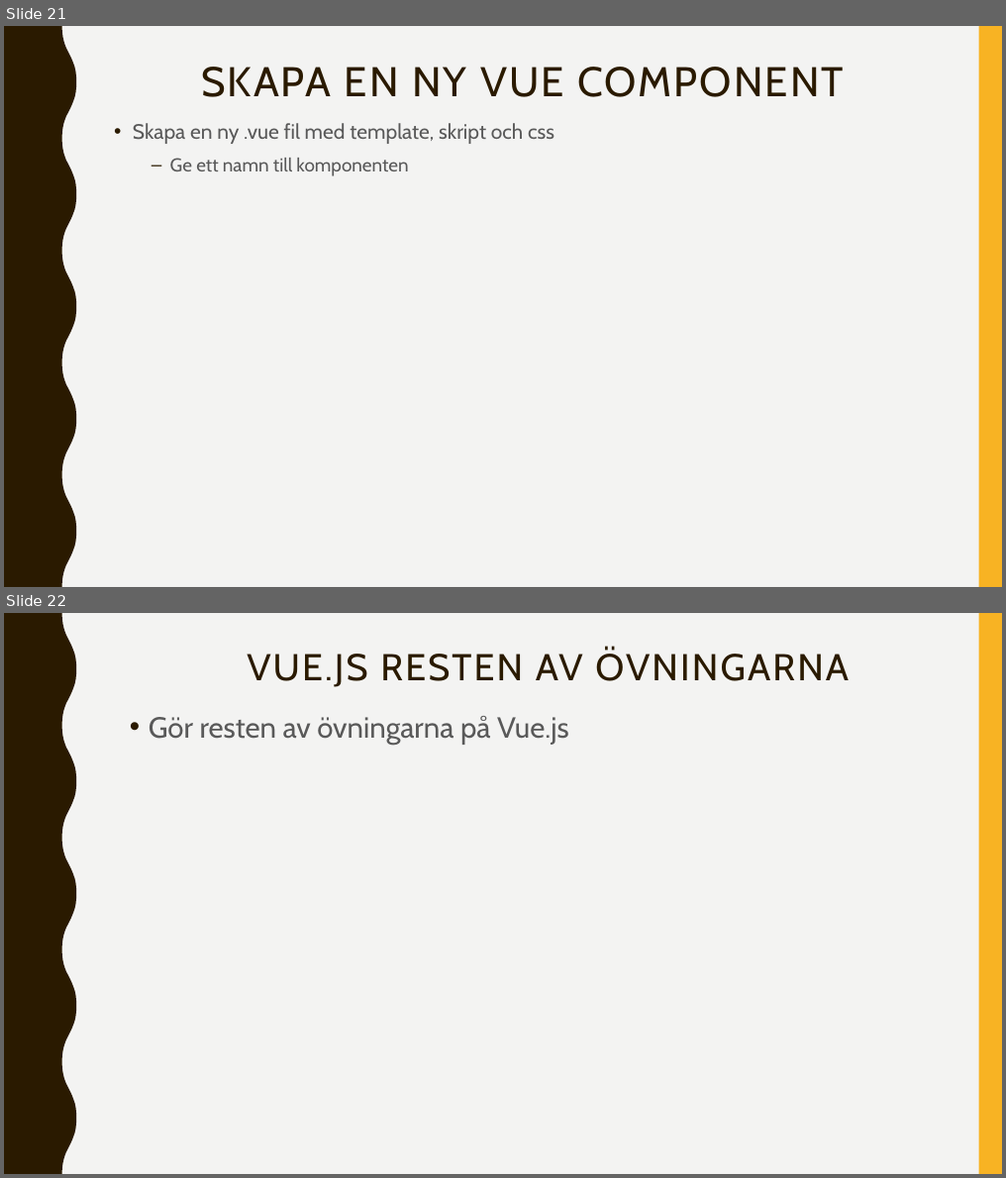
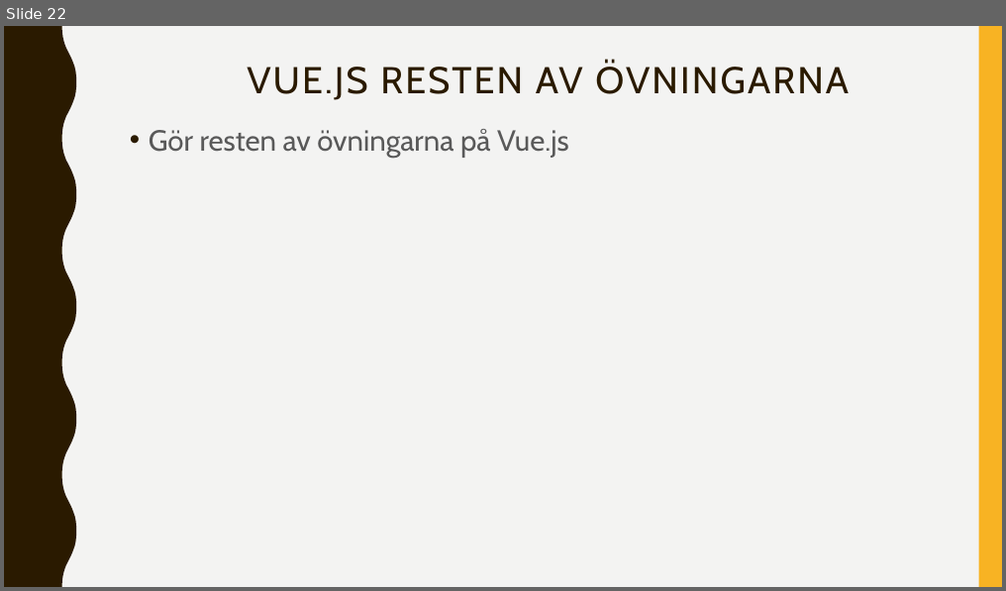
Before and after one commit to abbjetmus/programmering, a slide deck: Vue/Vue.pptx. Shown one above the other, each under a label of ours: slides 21 and 22 before the commit, slide 22 after it. The pictures are 1006x1178 and 1006x591 pixels, drawn with LibreOffice and Linux fonts; fonts in the diff are those of the drawing. Boxes give left, top, right and bottom in pixels: in the first picture for what was removed or moved away, otherwise in the second. Text is boxed around its words. In the diff, an @@ line names an element or a change of style, - is before the commit and + after.

```diff
--- a/Vue/Vue.pptx
+++ b/Vue/Vue.pptx
@@ slide 21 removed at box(4, 26, 1002, 587), background #F3F3F2; not listed: 2 template elements that a slide beside it also shows @@
@@ title removed at box(201, 67, 845, 97) @@
-SKAPA EN NY VUE COMPONENT
@@ text removed at box(133, 123, 554, 176) @@
-• Skapa en ny .vue fil med template, skript och css
-  – Ge ett namn till komponenten
```
Also in this commit, not shown: 1 slide changed, 1 slide added.
